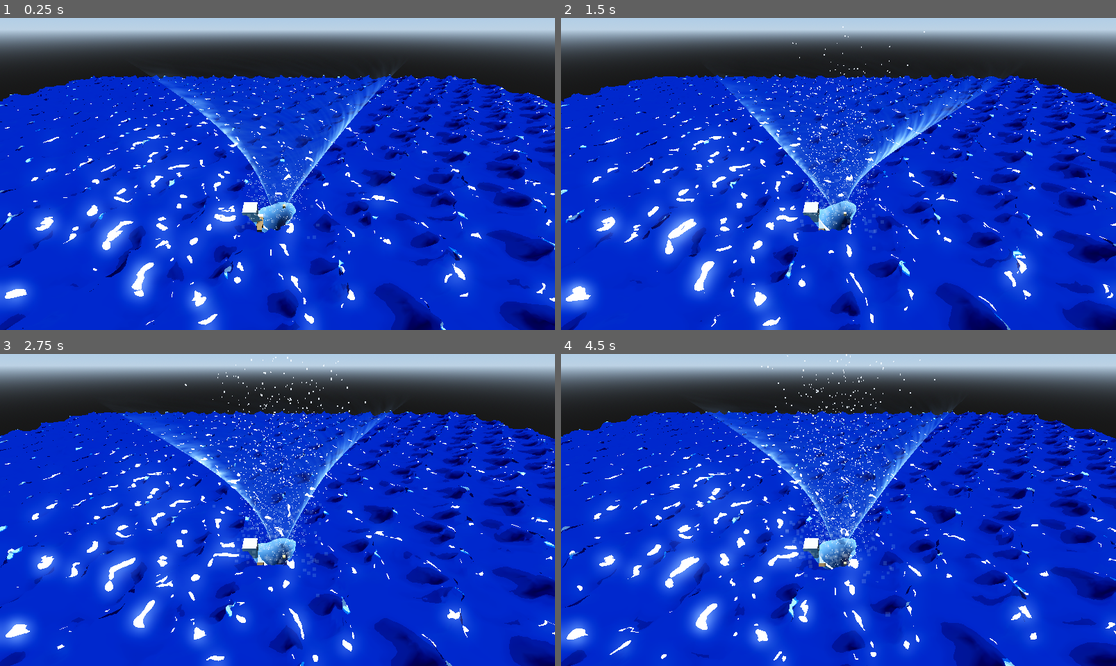
Above: before the commit, frames 1-4 (two rows, left to right).
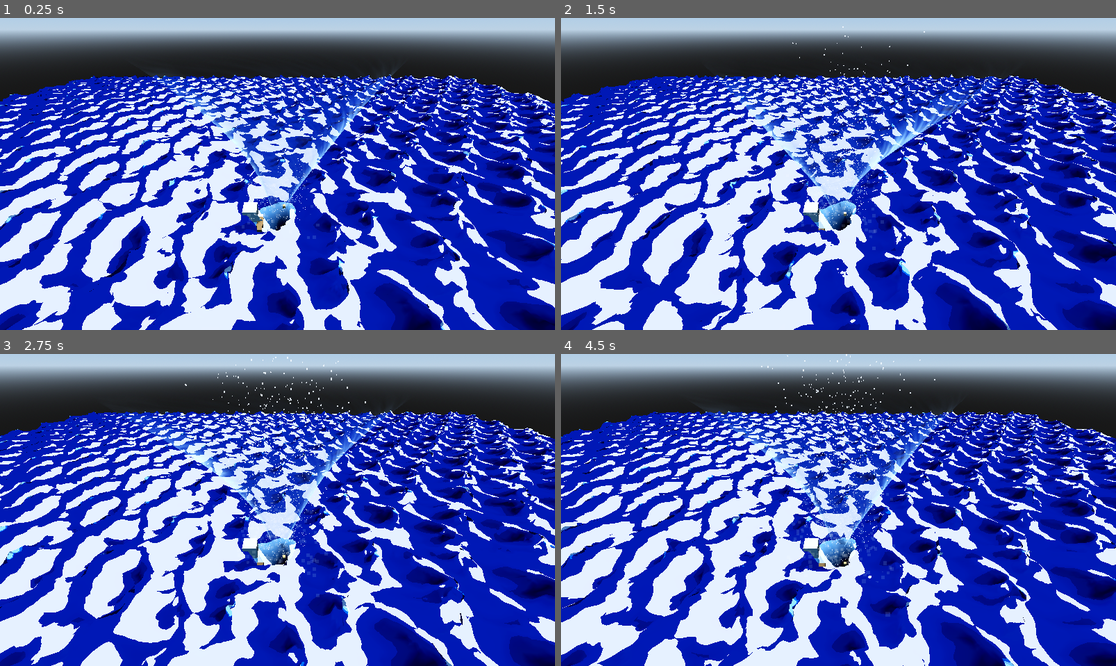
Above: after the commit, the same moments.

Repository: bkttt0429/The-Ember-Archipelago
Game: Godot game, scene res://WaterSystem/Scenes/Tests/WaterTest.tscn
Two runs of this game, one before a commit and one after it. Both use one fixed random seed, a clock stepped at 60 frames per second and the inputs below.
Inputs:
- Up to frame 1 (0.25 s): no input
- Up to frame 2 (1.5 s): no input
- Up to frame 3 (2.75 s): no input
- Up to frame 4 (4.5 s): no input

The runs differ from the first frame. In frame 1, 52% of the frame differs, in the area x 0-100%, y 18-100%; in frame 2, 50%; in frame 3, 50%; in frame 4, 52%.

Commit message:
feat: Add WaterSystem module with VFX, physics, and core components, and update .gitignore to ignore new asset types.

Diff:
--- a/WaterSystem/VFX/ShaderFiles/stylized_water.gdshader
+++ b/WaterSystem/VFX/ShaderFiles/stylized_water.gdshader
@@ -16,11 +16,11 @@
 group_uniforms Visual_Overhaul;
 // Low-Poly 海水风格：硬边、Flat Shading、清晰的色彩分层
 // 修复：调整颜色和深度阈值，避免过浅
-uniform vec3 shallow_color : source_color = vec3(0.15, 0.55, 0.75); // 海蓝偏绿（修复：从 0.4,0.8,1.0 降低）
-uniform vec3 mid_color : source_color = vec3(0.05, 0.35, 0.55); // 深海蓝（修复：从 0.1,0.5,0.8 降低）
-uniform vec3 deep_color : source_color = vec3(0.0, 0.15, 0.35); // 深海深蓝（修复：从 0.0,0.2,0.4 降低）
-uniform float depth_band_1 : hint_range(0.0, 20.0) = 5.0; // 浅水区域（修复：从 2.0 → 5.0）
-uniform float depth_band_2 : hint_range(0.0, 50.0) = 15.0; // 深水区域（修复：从 6.0 → 15.0）
+uniform vec3 shallow_color : source_color = vec3(0.25, 0.7, 0.85); // 提亮浅水，更通透
+uniform vec3 mid_color : source_color = vec3(0.1, 0.45, 0.65); // 提亮中水，避免过黑
+uniform vec3 deep_color : source_color = vec3(0.05, 0.25, 0.45); // 提亮深水，呈现高级深蓝而非黑
+uniform float depth_band_1 : hint_range(0.0, 20.0) = 5.0;
+uniform float depth_band_2 : hint_range(0.0, 50.0) = 15.0;
 
 uniform vec3 foam_outer_color : source_color = vec3(0.9, 0.95, 1.0); // 白色泡沫（Low-Poly 风格）
 uniform float foam_outer_extent : hint_range(0.0, 1.0) = 0.2;
@@ -274,8 +274,8 @@
 		vec4 world_pos = INV_VIEW_MATRIX * view_pos;
 		depth_diff = abs(world_pos.y - v_world_pos.y);
 	} else {
-		// 如果没有有效深度（天空或无限远），使用默认浅水
-		depth_diff = depth_band_1 * 0.5;
+		// 如果没有有效深度（天空或无限远），视为深海
+		depth_diff = depth_band_2 * 2.0;
 	}
 
 	// 确保深度值有效
@@ -372,14 +372,13 @@
 	}
 
 	// 确保海水颜色不为黑色（最小亮度保护）
-	float min_brightness = 0.15; // 海水应该有一定亮度
-	float brightness = dot(final_albedo, vec3(0.299, 0.587, 0.114));
-	if (brightness < min_brightness) {
-		final_albedo = mix(vec3(0.1, 0.3, 0.5), final_albedo, brightness / min_brightness); // 混合到海水蓝
-	}
+	// 移除强制提亮逻辑，允许深海呈现暗色
+	// float min_brightness = 0.15;
+	// float brightness = dot(final_albedo, vec3(0.299, 0.587, 0.114));
+	// if (brightness < min_brightness) ...
 
 	ALBEDO = final_albedo;
-	ROUGHNESS = 0.8; // Flat Shading：高粗糙度（低反射，符合 Low-Poly 风格）
+	ROUGHNESS = 1.0; // 消光质感：完全粗糙，无湿润反光
 
 	// The Last Night 风格：硬边 Fresnel（可选）
 	// float fresnel = step(0.7, 1.0 - dot(NORMAL, VIEW)); // 硬边反射
@@ -396,16 +395,16 @@
 	float diff = floor(diff_raw * toon_levels) / toon_levels;
 	diff = step(0.05, diff); // Low-Poly：更低的阈值，确保有光照
 
-	// 基础环境光（海水应该有一定亮度）
-	float ambient = 0.4; // 海水环境光（比之前更亮）
+	// 基础环境光（提升环境亮度，营造柔和感）
+	float ambient = 0.35;
 	diff = max(diff, ambient);
 
-	// Flat Shading：统一的光照强度
-	DIFFUSE_LIGHT += ALBEDO * LIGHT_COLOR * diff * 1.3;
-
-	// 硬边高光（Low-Poly 风格：清晰的高光）
+	// Flat Shading：柔和光照
+	DIFFUSE_LIGHT += ALBEDO * LIGHT_COLOR * diff * 1.0;
+
+	// 消光高光（Matte）：非常微弱且柔和的高光，仅用于提示体积
 	vec3 H = normalize(VIEW + LIGHT);
 	float NdotH = dot(NORMAL, H);
-	float spec = step(0.85, pow(NdotH, 24.0)); // 硬边高光
-	SPECULAR_LIGHT += LIGHT_COLOR * spec * ATTENUATION * 1.2; // 适中的高光强度
-}
+	float spec = step(0.9, NdotH); // 缩小高光范围
+	SPECULAR_LIGHT += LIGHT_COLOR * spec * ATTENUATION * 0.1; // 极低强度，避免由于反光造成的"油腻感"
+}
Not shown, changed: .gitignore
